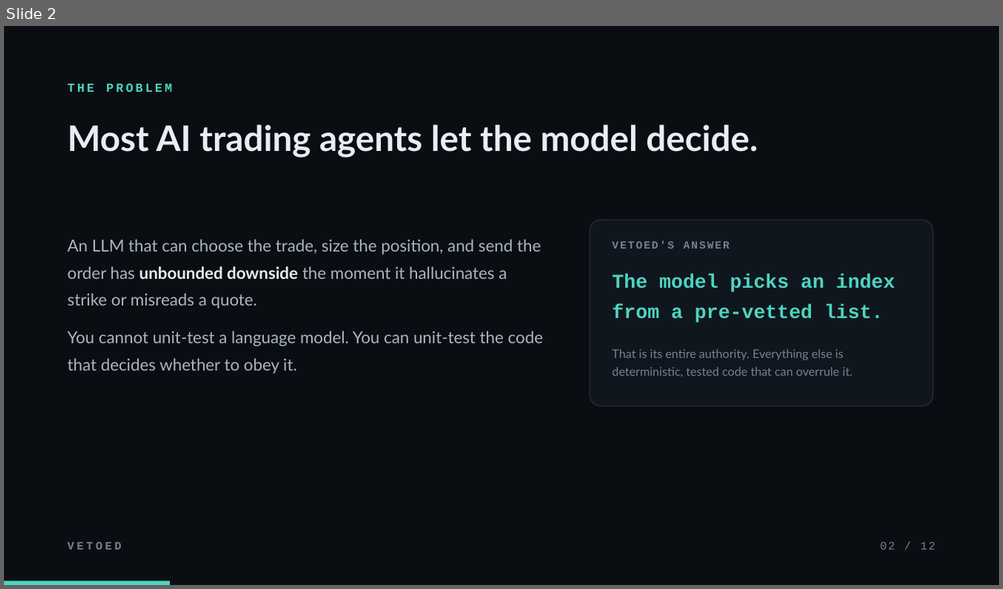
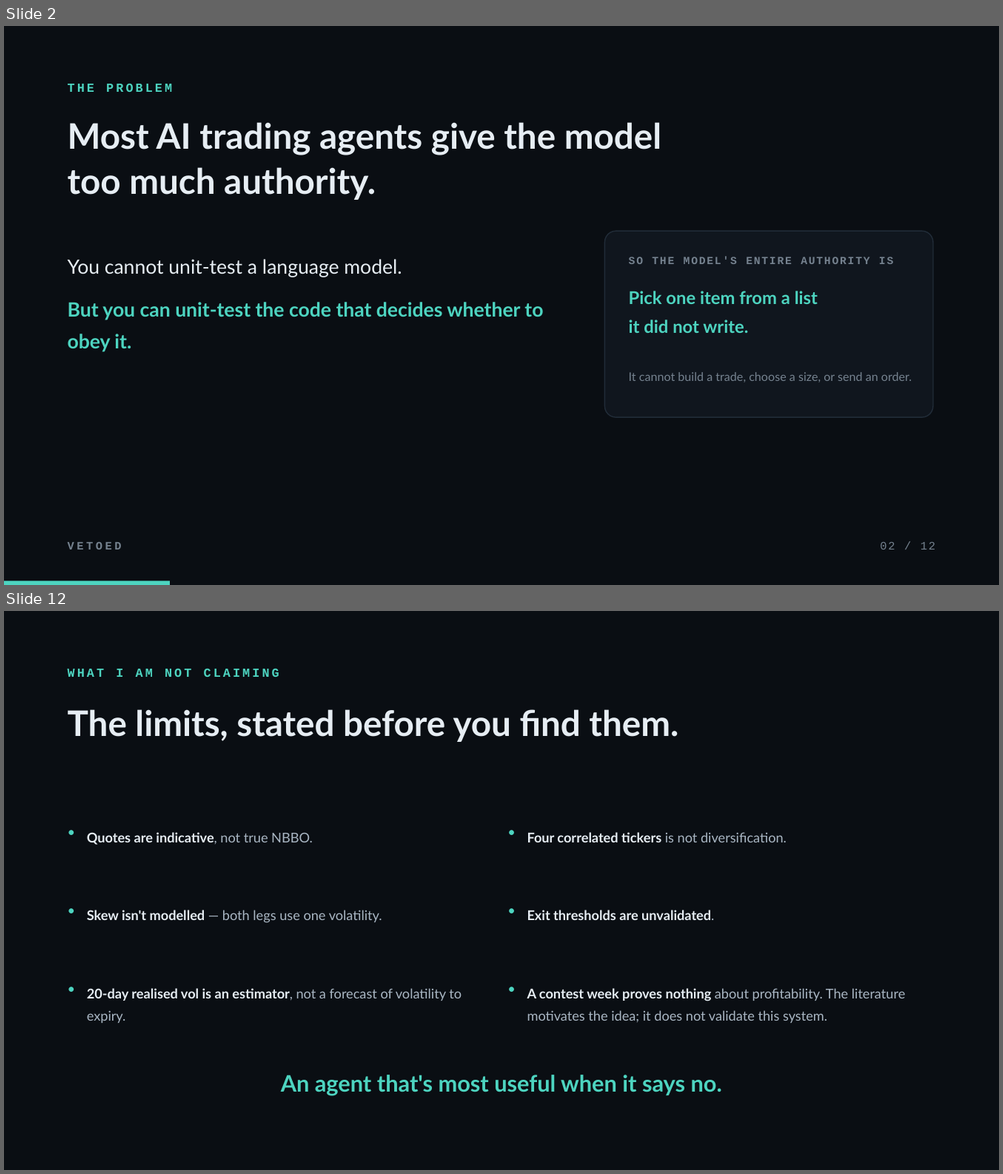
Before and after one commit to Chong1120/Vetoed, a slide deck: Vetoed-deck.pptx. Shown one above the other, each under a label of ours: slide 2 before the commit, slides 2 and 12 after it; the slides between them are not shown. The pictures are 1003x589 and 1003x1174 pixels, drawn with LibreOffice and Linux fonts; fonts in the diff are those of the drawing. Boxes give left, top, right and bottom in pixels: in the first picture for what was removed or moved away, otherwise in the second. Text is boxed around its words. In the diff, an @@ line names an element or a change of style, - is before the commit and + after.

```diff
--- a/Vetoed-deck.pptx
+++ b/Vetoed-deck.pptx
@@ slide 12 added at <box>4,611,999,1170</box>, background #0A0E13 @@
@@ text added at <box>68,669,279,677</box>, 12 pt, text #4DD4C0, bold @@
+WHAT I AM NOT CLAIMING
@@ text added at <box>68,709,678,742</box>, 34 pt, text #E6EDF3, bold @@
+The limits, stated before you find them.
@@ text added at <box>68,823,84,846</box>, 13 pt, text #4DD4C0 @@
+•
@@ text added at <box>87,832,313,845</box>, 13 pt, text #E6EDF3, bold @@
+Quotes are indicative, not true NBBO.
@@ text added at <box>508,823,524,846</box>, 13 pt, text #4DD4C0 @@
+•
@@ text added at <box>527,832,786,843</box>, 13 pt, text #E6EDF3, bold @@
+Four correlated tickers is not diversification.
@@ text added at <box>68,902,84,924</box>, 13 pt, text #4DD4C0 @@
+•
@@ text added at <box>87,910,382,923</box>, 13 pt, text #A9B6C3 @@
+Skew isn't modelled — both legs use one volatility.
@@ text added at <box>508,902,524,924</box>, 13 pt, text #4DD4C0 @@
+•
@@ text added at <box>527,910,714,920</box>, 13 pt, text #E6EDF3, bold @@
+Exit thresholds are unvalidated.
@@ text added at <box>68,980,84,1002</box>, 13 pt, text #4DD4C0 @@
+•
@@ text added at <box>508,980,524,1002</box>, 13 pt, text #4DD4C0 @@
+•
@@ text added at <box>87,988,461,1023</box>, 13 pt, text #A9B6C3 @@
+20-day realised vol is an estimator, not a forecast of volatility to expiry.
@@ text added at <box>527,988,905,1023</box>, 13 pt, text #A9B6C3 @@
+A contest week proves nothing about profitability. The literature motivates the idea; it does not validate this system.
@@ text added at <box>281,1075,722,1096</box>, 22 pt, text #4DD4C0, bold @@
+An agent that's most useful when it says no.
@@ slide 2 changed as well @@
@@ text at <box>68,122,661,200</box>: text changed @@
-Most AI trading agents let the model decide.
+Most AI trading agents give the model
+too much authority.
@@ rounded rectangle: place and size @@
-rounded rectangle at <box>589,220,933,406</box>
+rounded rectangle at <box>605,231,933,417</box>
@@ text at <box>68,259,543,352</box>: text changed; size 16 to 19 pt; text colour #A9B6C3 to #4DD4C0; bold on @@
-An LLM that can choose the trade, size the position, and send the order has unbounded downside the moment it hallucinates a strike or misreads a quote.
-You cannot unit-test a language model. You can unit-test the code that decides whether to obey it.
+You cannot unit-test a language model.
+But you can unit-test the code that decides whether to obey it.
@@ text at <box>629,256,893,264</box>: text changed @@
-VETOED'S ANSWER
+SO THE MODEL'S ENTIRE AUTHORITY IS
@@ text at <box>629,291,817,333</box>: text changed; size 19 to 17 pt; font Courier New to Lato @@
-The model picks an index
-from a pre-vetted list.
+Pick one item from a list
+it did not write.
@@ text at <box>629,372,911,383</box>: text changed @@
-That is its entire authority. Everything else is deterministic, tested code that can overrule it.
+It cannot build a trade, choose a size, or send an order.
```
Also in this commit, not shown: 4 other slides changed, 6 other slides added, 7 slides removed, 5 other files.
